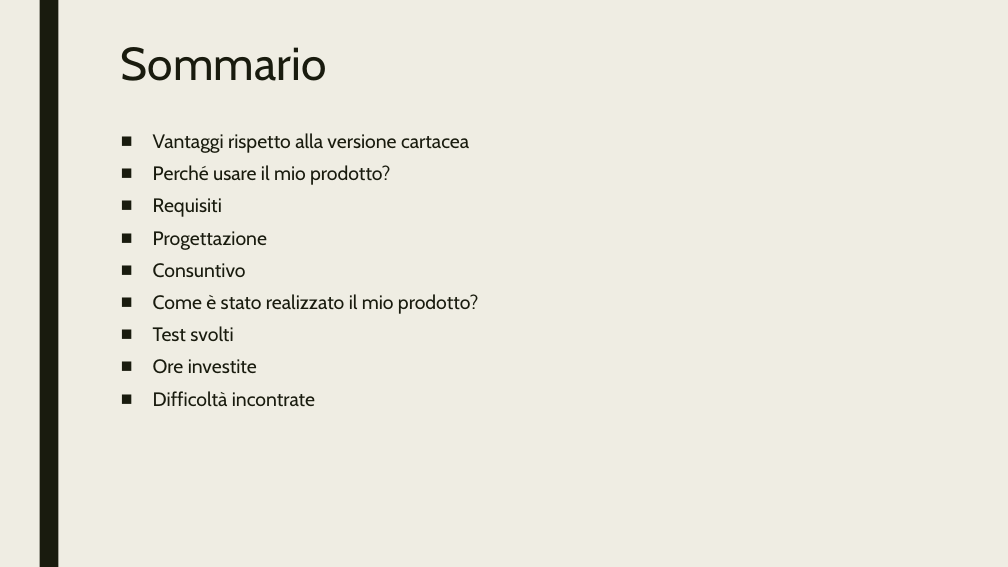
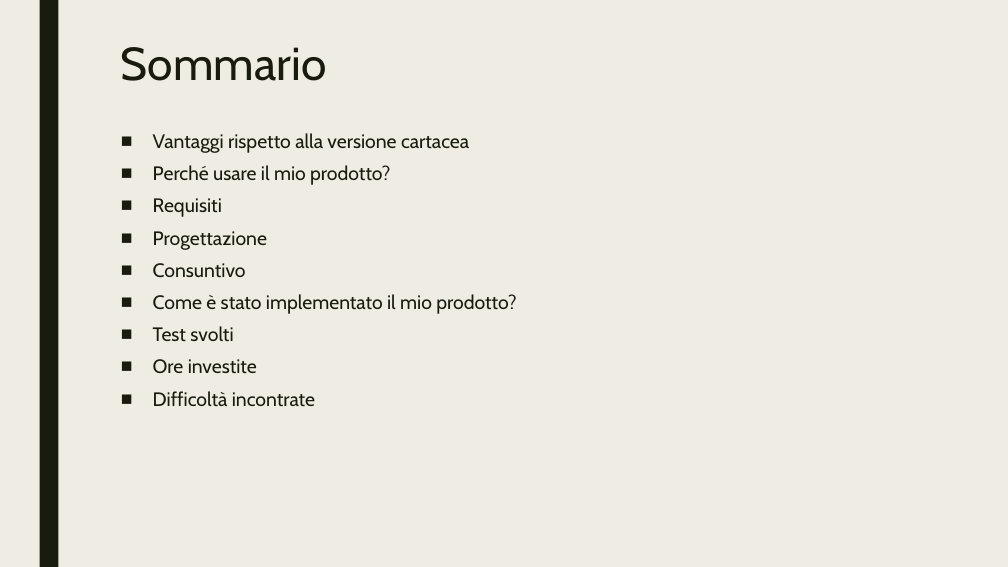
Before and after one commit to mattialazzaroni/Progetto1, a slide deck: slide 2 of Presentazione/PresentazioneLazzaroni.pptx. Drawn at 1008x567 pixels with LibreOffice and Linux fonts; fonts in the diff are those of the drawing. Boxes give left, top, right and bottom in pixels: in the first picture for what was removed or moved away, otherwise in the second. Text is boxed around its words. In the diff, an @@ line names an element or a change of style, - is before the commit and + after.

```diff
--- a/Presentazione/PresentazioneLazzaroni.pptx
+++ b/Presentazione/PresentazioneLazzaroni.pptx
@@ text at box(153, 294, 516, 314): text changed @@
-■ Come è stato realizzato il mio prodotto?
+■ Come è stato implementato il mio prodotto?
```
Also in this commit, not shown: 7 other slides changed, 4 other files.
